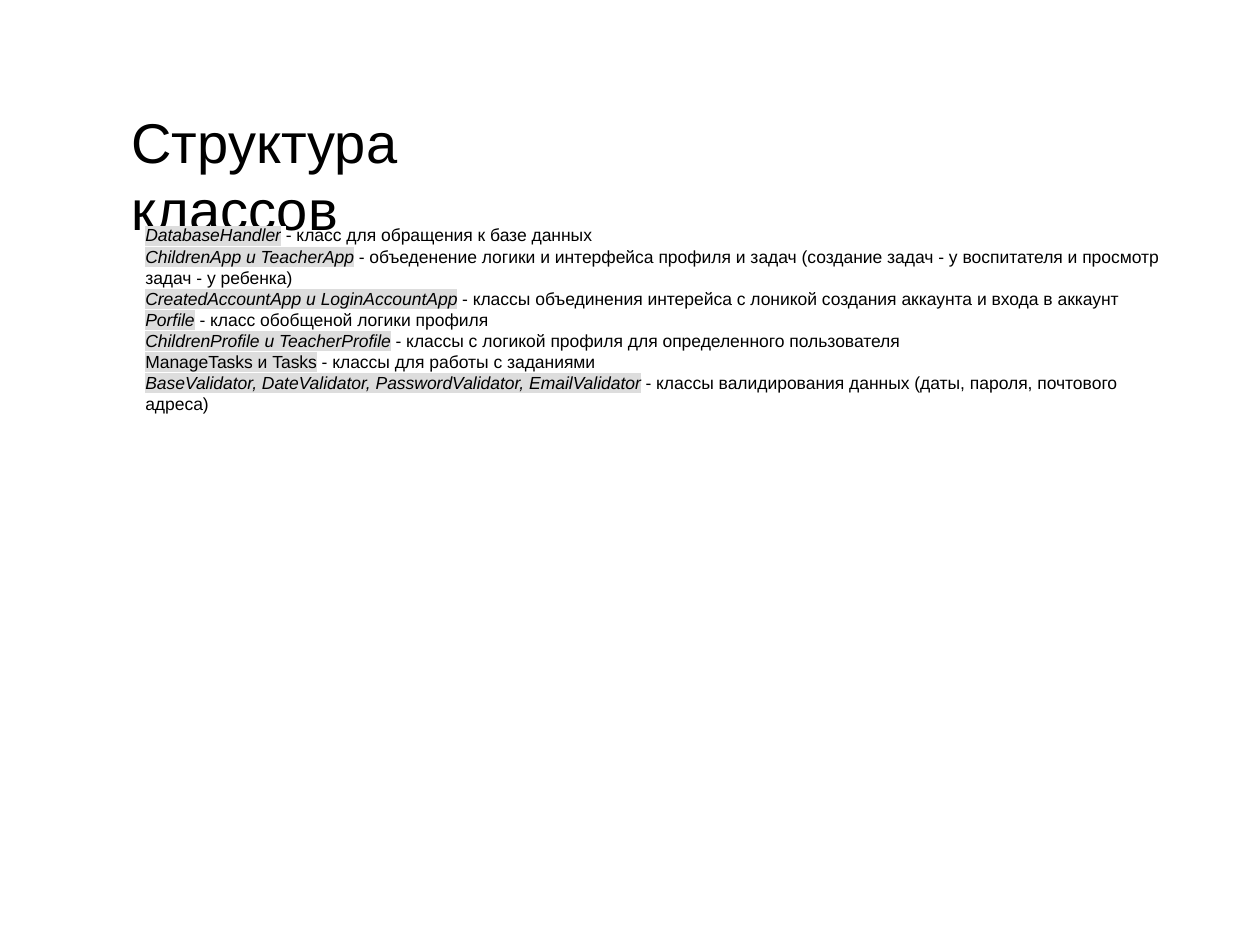
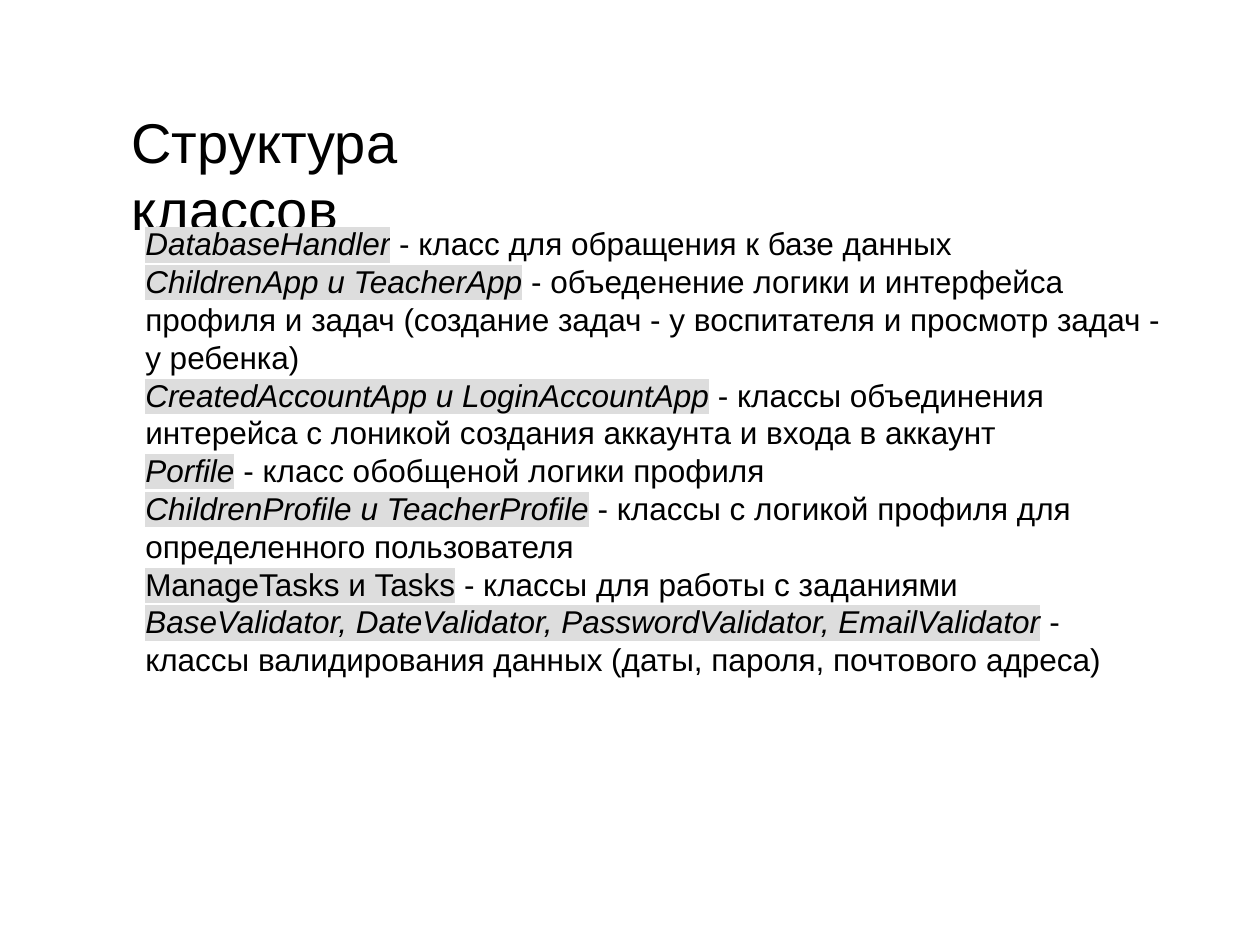
Before and after one commit to OCCCAS/Yandex, a slide deck: slide 8 of resources/PortSave.pptx. Drawn at 1260x945 pixels with LibreOffice and Linux fonts; fonts in the diff are those of the drawing; background and template pictures are left out. Boxes give left, top, right and bottom in pixels: in the first picture for what was removed or moved away, otherwise in the second. Text is boxed around its words. In the diff, an @@ line names an element or a change of style, - is before the commit and + after.

```diff
--- a/resources/PortSave.pptx
+++ b/resources/PortSave.pptx
@@ text "DatabaseHandler - класс для обращения ..." at box(145, 232, 1141, 677): size 10 to 18 pt @@
```
Also in this commit, not shown: 1 other slide changed, 1 other file.
